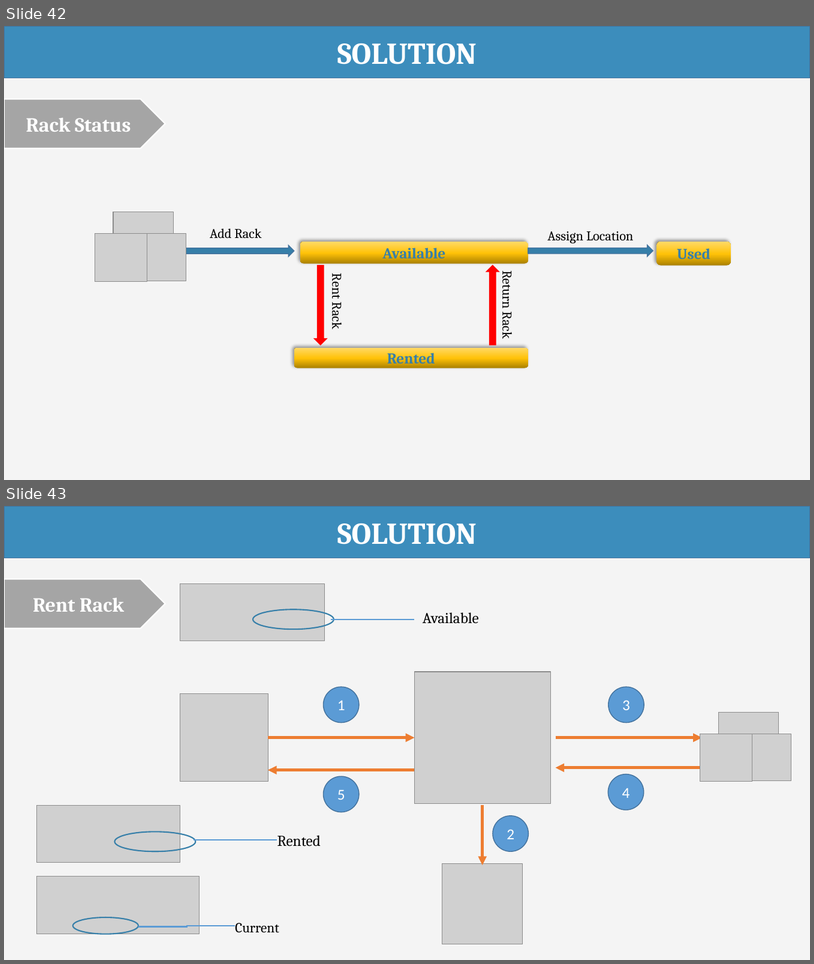
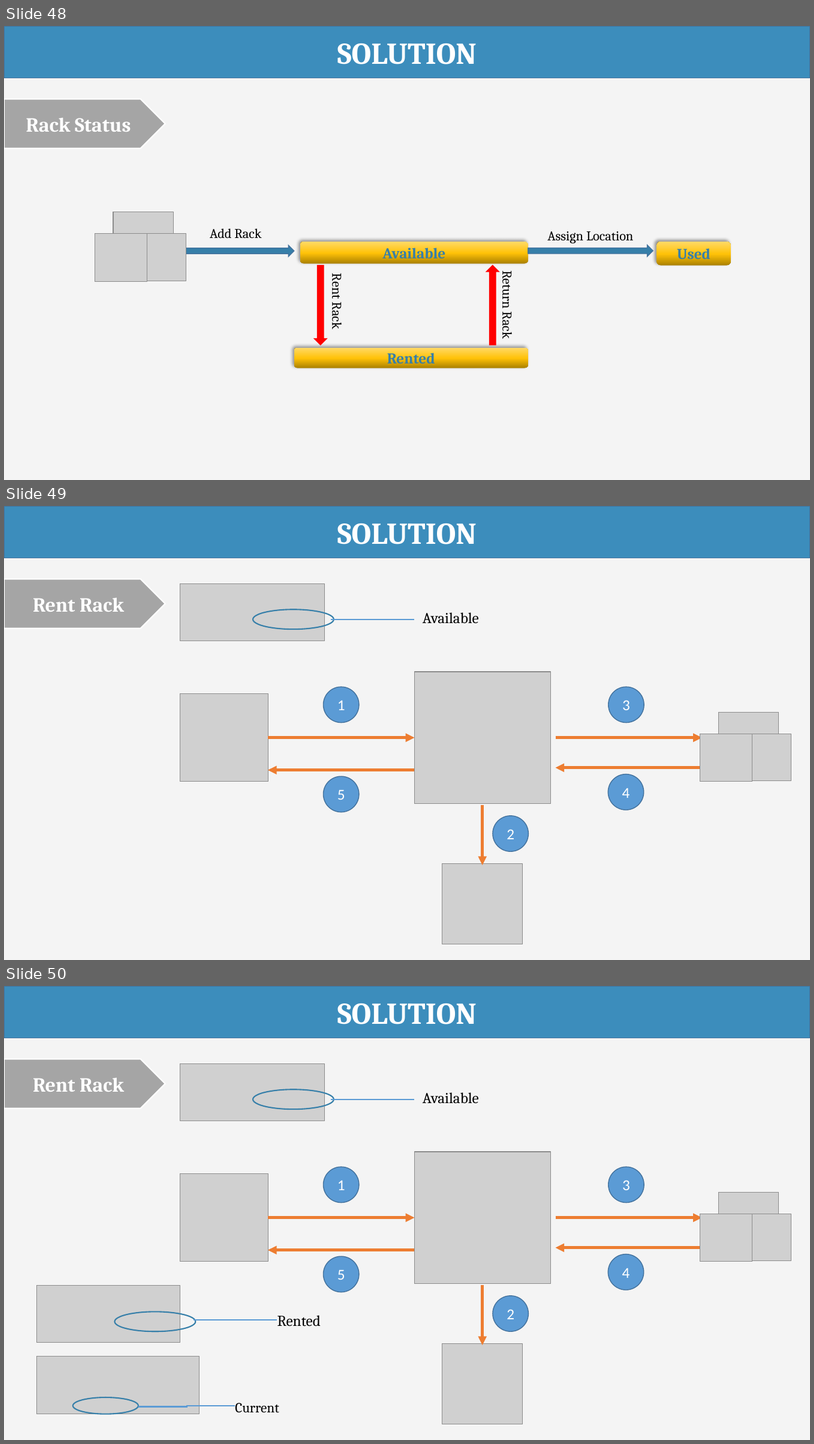
Before and after one commit to haltt051093/IMS-datacenter, a slide deck: Document/Presentation/IMS_20160408_Presentation.pptx. Shown one above the other, each under a label of ours: slides 42 and 43 before the commit, slides 48, 49 and 50 after it. The pictures are 814x964 and 814x1444 pixels, drawn with LibreOffice and Linux fonts; fonts in the diff are those of the drawing; grey boxes stand for pictures. Boxes give left, top, right and bottom in pixels: in the first picture for what was removed or moved away, otherwise in the second. Text is boxed around its words. In the diff, an @@ line names an element or a change of style, - is before the commit and + after.

```diff
--- a/Document/Presentation/IMS_20160408_Presentation.pptx
+++ b/Document/Presentation/IMS_20160408_Presentation.pptx
@@ slide 49 added at [4, 506, 810, 960], background #F4F4F4 @@
@@ rectangle added at [4, 506, 810, 558], fill #3C8DBC, outline #43739E 1 pt, 36 pt, text #FFFFFF, bold @@
+SOLUTION
@@ pentagon arrow added at [4, 579, 165, 629], fill #A5A5A5, outline #FFFFFF 1.5 pt, 24 pt, text #FFFFFF, bold @@
+Rent Rack
@@ picture added at [180, 583, 325, 641] @@
@@ ellipse added at [253, 609, 335, 630], outline #367FA9 1.5 pt @@
@@ text added at [423, 612, 479, 623], 18 pt, text #000000 @@
+Available
@@ elbow line added from (331, 619) to (415, 619), #5B9BD5 1.5 pt @@
@@ picture added at [415, 672, 551, 804] @@
@@ picture added at [180, 694, 269, 781] @@
@@ ellipse added at [323, 687, 359, 723], fill #5B9BD5, outline #43739E 1 pt, 18 pt, text #FFFFFF @@
+1
@@ ellipse added at [609, 687, 645, 723], fill #5B9BD5, outline #43739E 1 pt, 18 pt, text #FFFFFF @@
+3
@@ picture added at [719, 712, 779, 768] @@
@@ arrow added from (269, 738) to (415, 738), #ED7D31 3.5 pt @@
@@ arrow added from (556, 738) to (703, 738), #ED7D31 3.5 pt @@
@@ picture added at [701, 733, 753, 781] @@
@@ picture added at [740, 733, 792, 781] @@
@@ arrow added from (415, 770) to (269, 770), #ED7D31 3.5 pt @@
@@ arrow added from (703, 768) to (556, 768), #ED7D31 3.5 pt @@
@@ ellipse added at [608, 774, 644, 810], fill #5B9BD5, outline #43739E 1 pt, 18 pt, text #FFFFFF @@
+4
@@ ellipse added at [323, 777, 359, 812], fill #5B9BD5, outline #43739E 1 pt, 18 pt, text #FFFFFF @@
+5
@@ arrow added from (483, 805) to (483, 865), #ED7D31 3.5 pt @@
@@ ellipse added at [493, 816, 528, 852], fill #5B9BD5, outline #43739E 1 pt, 18 pt, text #FFFFFF @@
+2
@@ picture added at [443, 864, 523, 944] @@
@@ what was slide 42 is now slide 48 @@
@@ what was slide 43 is now slide 50 @@
```
Also in this commit, not shown: 10 slides changed, 11 other slides added, 6 other files.
